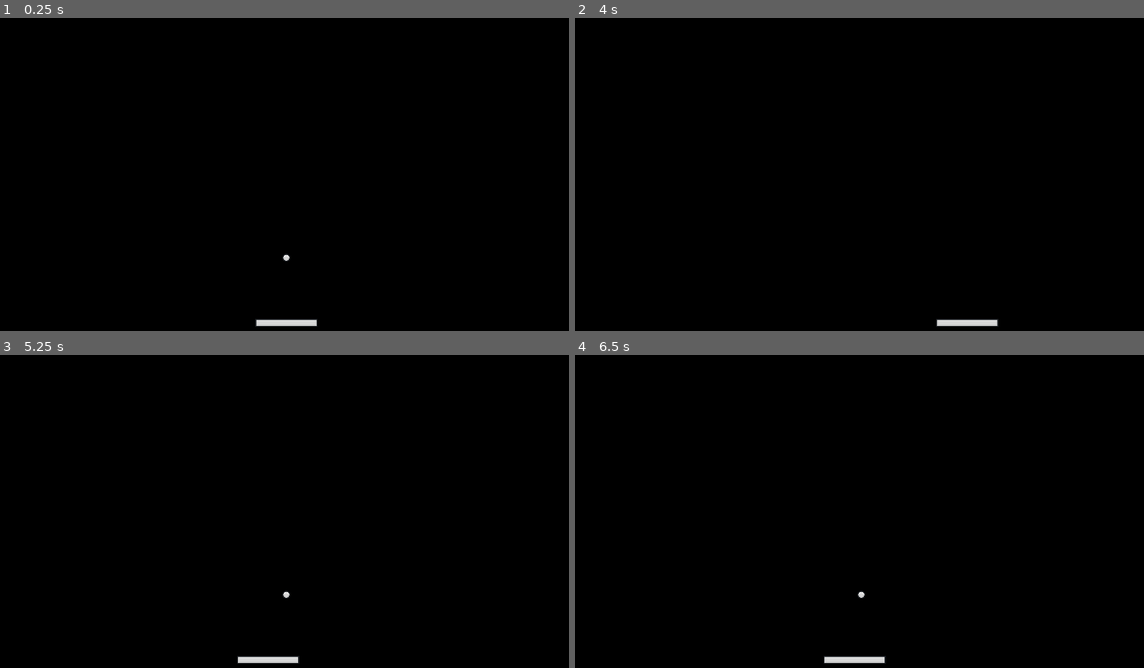
Above: before the commit, frames 1-4 (two rows, left to right).
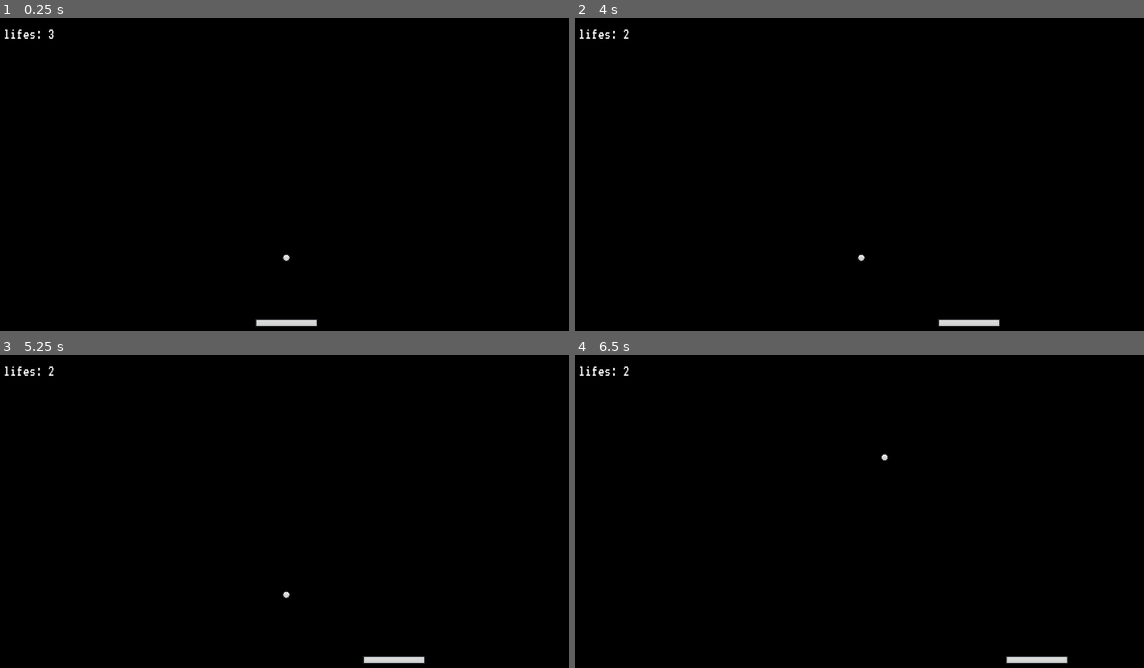
Above: after the commit, the same moments.

Repository: Masiyahbot/BrickBreaker
Game: Godot game, scene res://Scenes/main.tscn
The game is run twice, just before and just after one commit, with the same random seed, the same clock (stepped at 60 frames per second) and the same inputs.
Inputs:
- Up to frame 1 (0.25 s): no input
- Up to frame 2 (4 s): tap Enter at 0.5 s; hold D (right) 0.53-1.28 s; hold A (left) 1.28-2.03 s; hold D (right) 2.03-3.53 s; hold A (left) from 3.53 s (still down)
- Up to frame 3 (5.25 s): keep holding A (left)
- Up to frame 4 (6.5 s): release A (left) at 5.78 s; hold D (right) from 5.78 s (still down)

The runs differ from the first frame. In frame 1, less than 0.1% of the frame differs, in the area x 0-10%, y 3-7%; in frame 2, 0.1%; in frame 3, 0.6%; in frame 4, 0.7%, in the area x 0-87%, y 3-99%.

Commit message:
PC #3

Diff:
--- a/Scenes/main.tscn
+++ b/Scenes/main.tscn
@@ -1,11 +1,14 @@
-[gd_scene load_steps=5 format=3 uid="uid://ciiuqpi3fwa3c"]
+[gd_scene load_steps=6 format=3 uid="uid://ciiuqpi3fwa3c"]
 
 [ext_resource type="PackedScene" uid="uid://b7ebpynx4dase" path="res://Scenes/paddle.tscn" id="1_5ieia"]
+[ext_resource type="PackedScene" uid="uid://bickn2dgve6m8" path="res://ui.tscn" id="1_06ouj"]
 [ext_resource type="PackedScene" uid="uid://cvjv2a1hm7gfd" path="res://ball.tscn" id="2_806le"]
 [ext_resource type="PackedScene" uid="uid://cxi6a1f51fa7d" path="res://wall.tscn" id="3_rnhv4"]
 [ext_resource type="PackedScene" uid="uid://c24l67qdd3dsb" path="res://death_zone.tscn" id="4_qb2db"]
 
 [node name="main" type="Node"]
+
+[node name="UI" parent="." instance=ExtResource("1_06ouj")]
 
 [node name="Camera2D" type="Camera2D" parent="."]
 position = Vector2(-8, -6)
@@ -15,12 +18,11 @@
 collision_layer = 2
 camera = NodePath("../Camera2D")
 
-[node name="Ball" parent="." node_paths=PackedStringArray("death_zone") instance=ExtResource("2_806le")]
+[node name="Ball" parent="." node_paths=PackedStringArray("death_zone", "ui") instance=ExtResource("2_806le")]
 position = Vector2(2.08165e-12, 152)
 collision_mask = 14
-ball_speed = 20
-lifes = 3
 death_zone = NodePath("../DeathZone")
+ui = NodePath("../UI")
 
 [node name="Walls" type="Node" parent="."]
 
@@ -39,4 +41,4 @@
 collision_layer = 4
 
 [node name="DeathZone" parent="." instance=ExtResource("4_qb2db")]
-position = Vector2(-1, 371)
+position = Vector2(-4, 357)
--- a/Scripts/paddle.gd
+++ b/Scripts/paddle.gd
@@ -14,6 +14,7 @@
 @onready var collision_shape_2d = $CollisionShape2D
 
 func _ready():
+	ball.life_lost.connect(on_ball_lost)
 	camera_rect = camera.get_viewport_rect()
 	half_paddle_width = collision_shape_2d.shape.get_rect().size.x / 2 * scale.x
 
@@ -41,3 +42,7 @@
 	if direction != Vector2.ZERO && !is_ball_started:
 		ball.start_ball()
 		is_ball_started = true
+
+func on_ball_lost():
+	is_ball_started = false
+	direction = Vector2.ZERO
--- a/Scripts/ui.gd
+++ b/Scripts/ui.gd
@@ -3,10 +3,13 @@
 class_name UI
 
 @onready var lifes_label = %LifesLabel
+@onready var game_lost_container = $GameLostContainer
 
 func set_lifes(lifes: int):
 	lifes_label.text = "lifes: %d" % lifes
 
+func game_over():
+	game_lost_container.show()
 
 func _on_game_lost_button_pressed():
 	get_tree().reload_current_scene()
--- a/ball.gd
+++ b/ball.gd
@@ -1,6 +1,8 @@
 extends CharacterBody2D
 
 class_name Ball
+
+signal life_lost
 
 const VELOCITY_LIMIT = 40
 
@@ -9,6 +11,8 @@
 @export var death_zone: DeathZone
 @export var ui: UI
 
+
+
 var speed_up_factor = 1.05
 
 @onready var collision_shape_2d = $CollisionShape2D
@@ -16,6 +20,7 @@
 var start_position: Vector2
 
 func _ready():
+	ui.set_lifes(lifes)
 	start_position = position
 	death_zone.life_lost.connect(on_life_lost)
 
@@ -36,10 +41,11 @@
 func on_life_lost():
 	lifes -= 1
 	if lifes == 0:
-		pass
-		#GAME OVER
+		ui.game_over()
 	else:
+		life_lost.emit()
 		reset_ball()
+		ui.set_lifes(lifes)
 
 func reset_ball():
 	position = start_position
--- a/ui.tscn
+++ b/ui.tscn
@@ -28,11 +28,13 @@
 texture_filter = 1
 layout_mode = 2
 size_flags_horizontal = 0
+size_flags_vertical = 0
 theme_override_fonts/font = ExtResource("1_6owsf")
 theme_override_font_sizes/font_size = 32
 text = "Lifes: 3"
 
 [node name="GameLostContainer" type="CenterContainer" parent="."]
+visible = false
 anchors_preset = 15
 anchor_right = 1.0
 anchor_bottom = 1.0
